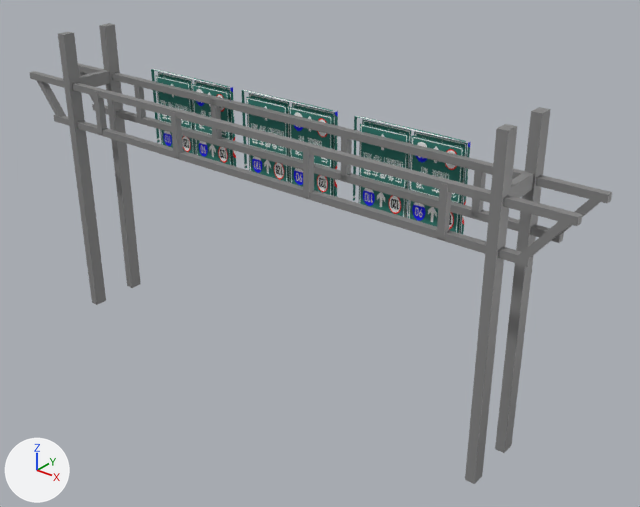
What one commit did to the FBX model Assets/Import/mesh/Panneau.fbx.
Rendered twice from a 50 mm lens placed at (8.7, -41.59, 29.86), pointed at (-6.33, -22.8, 18.21). The axes (+X, +Y, +Z) are drawn at lower left. The lights are the same throughout. Where no turn or scale is listed for an object, it has been applied to the vertices.

Objects in the first picture: 'Panneaux'.
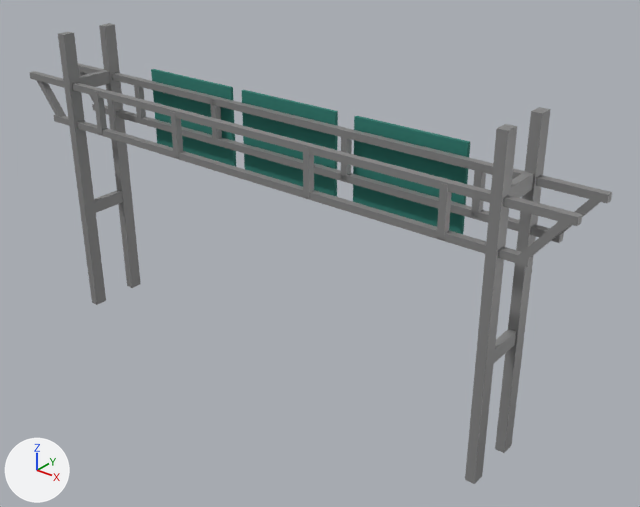
The newer file is also turned or shifted as a whole; pictures and numbers use the older file's frame.

Diff of the bpy script that builds the scene:
```diff
--- a/Assets/Import/mesh/Panneau.fbx.py
+++ b/Assets/Import/mesh/Panneau.fbx.py
@@ me_panneaux_ncl1_1 @@
 # used by ob_panneaux; location = (-7.78, -23.49, 18.96)
-me_panneaux_ncl1_1.from_pydata(...)  # 200 vertices, 150 faces; spans x -9.9..9.9, y -1.1..1.1, z -4.9..4.9
+me_panneaux_ncl1_1.from_pydata(...)  # 216 vertices, 162 faces; spans x -9.9..9.9, y -1.1..1.1, z -4.9..4.9
+# me_panneaux_ncl1_1 part 1: a new loose piece, a box spanning x 7.82..8.03, y -0.86..0.62, z -1.38..-0.96, in mat_poteaux (grey #858585)
+# me_panneaux_ncl1_1 part 2: a new loose piece, a box spanning x -7.77..-7.55, y -0.89..0.59, z -1.38..-0.96, in mat_poteaux (grey #858585)
+# me_panneaux_ncl1_1 part 3: 150 kept faces spanning x -9.9..9.9, y -1.1..1.1, z -4.9..4.9 get new texture (UV) coordinates
 me_panneaux_ncl1_1.materials.append(mat_poteaux)
```

What differs and where, as boxes (x1, y1, x2, y2) in the pictures (640 x 507 px):
part 1 of me_panneaux_ncl1_1, added: after (494, 329, 516, 363)
part 2 of me_panneaux_ncl1_1, added: after (94, 190, 123, 212)
part 3 of me_panneaux_ncl1_1, surface changed: (91, 69, 519, 370) in both
